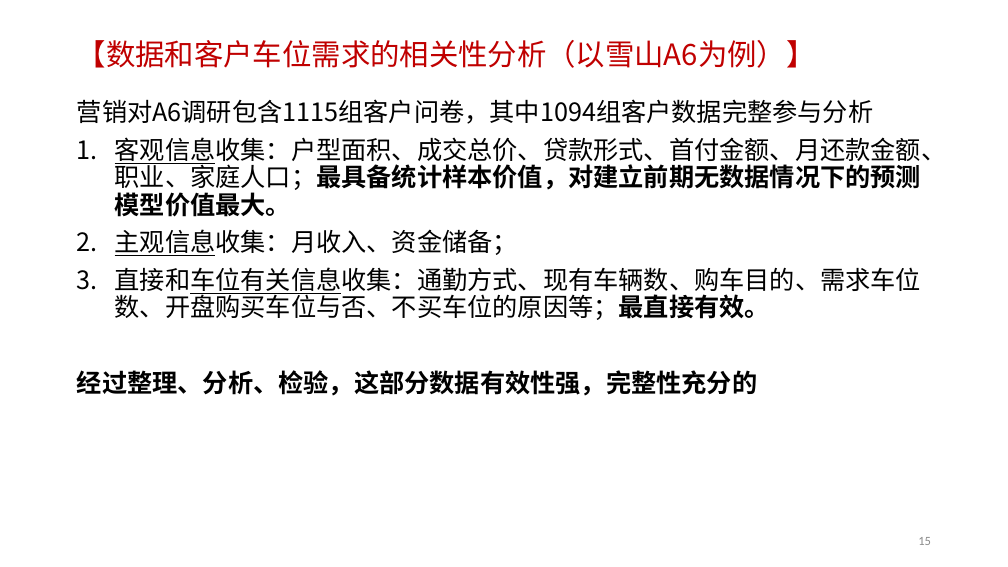
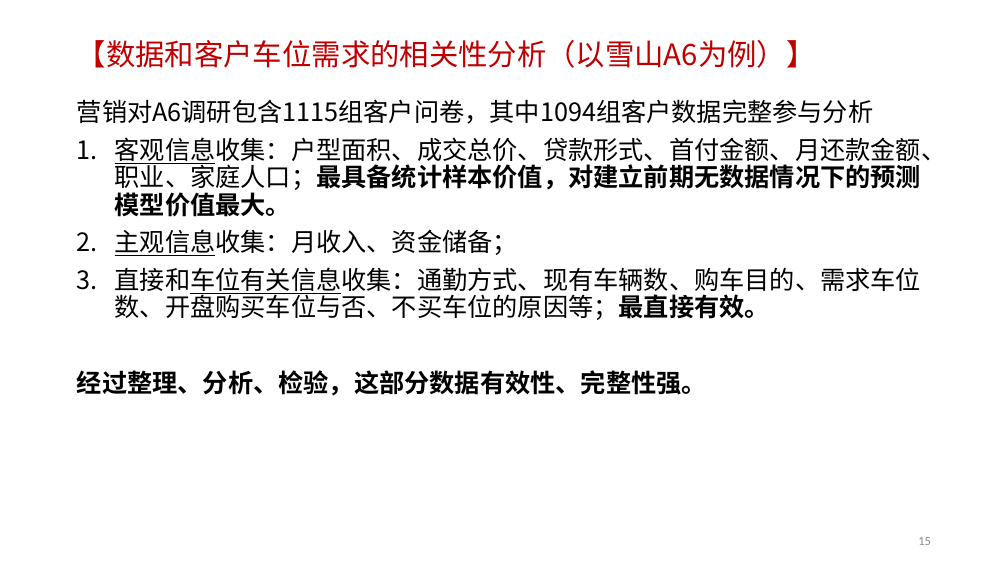
Before and after one commit to ludwigpeking/2409-parking-pricing, a slide deck: slide 15 of 2401-parkingPricing.pptx. Drawn at 1008x567 pixels with LibreOffice and Linux fonts; fonts in the diff are those of the drawing; background and template pictures are left out. Boxes give left, top, right and bottom in pixels: in the first picture for what was removed or moved away, otherwise in the second. Text is boxed around its words. In the diff, an @@ line names an element or a change of style, - is before the commit and + after.

```diff
--- a/2401-parkingPricing.pptx
+++ b/2401-parkingPricing.pptx
@@ text at <box>77,370,707,396</box>: text changed @@
-经过整理、分析、检验，这部分数据有效性强，完整性充分的
+经过整理、分析、检验，这部分数据有效性、完整性强。
```
Also in this commit, not shown: 9 other slides changed, 3 slides added, 9 slides removed, 12 other files.
